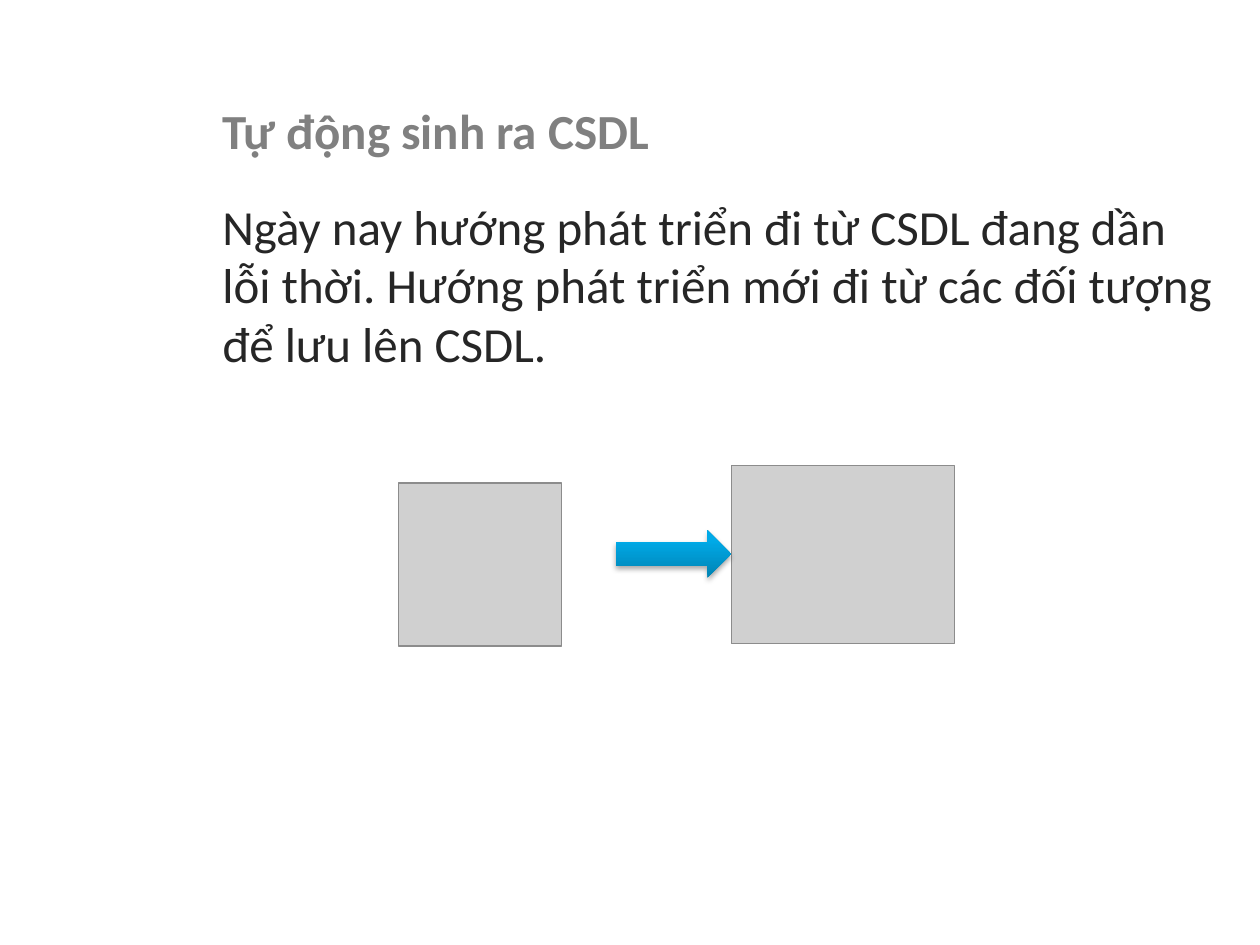
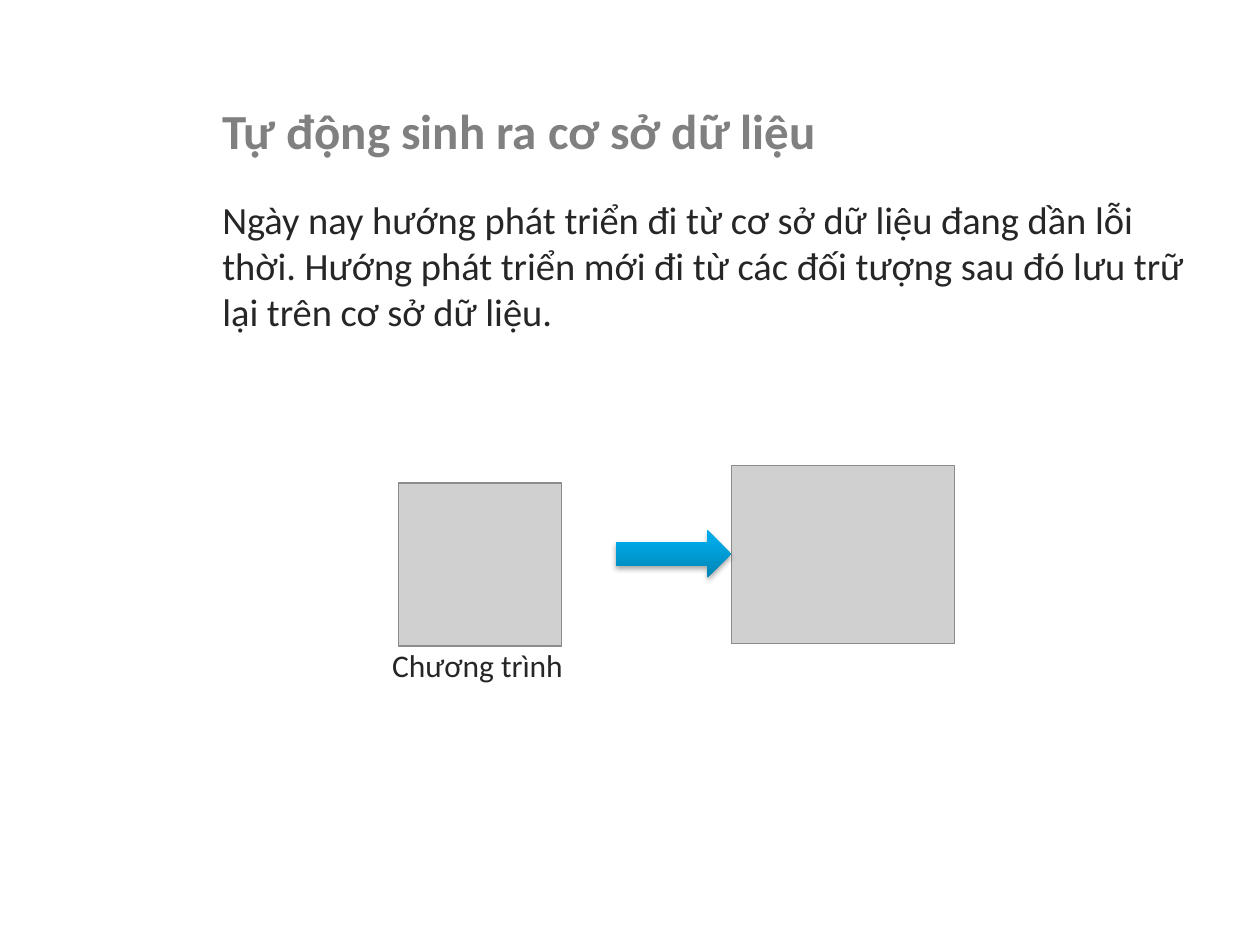
Before and after one commit to marcsommer/mvc-gen, a slide deck: slide 5 of Report/ThietKeMau.pptx. Drawn at 1260x945 pixels with LibreOffice and Linux fonts; fonts in the diff are those of the drawing; grey boxes stand for pictures; background and template pictures are left out. Boxes give left, top, right and bottom in pixels: in the first picture for what was removed or moved away, otherwise in the second. Text is boxed around its words. In the diff, an @@ line names an element or a change of style, - is before the commit and + after.

```diff
--- a/Report/ThietKeMau.pptx
+++ b/Report/ThietKeMau.pptx
@@ text at box(222, 114, 1183, 333): text changed; size 28 to 22 pt @@
-Tự động sinh ra CSDL
-Ngày nay hướng phát triển đi từ CSDL đang dần lỗi thời. Hướng phát triển mới đi từ các đối tượng để lưu lên CSDL.
+Tự động sinh ra cơ sở dữ liệu
+Ngày nay hướng phát triển đi từ cơ sở dữ liệu đang dần lỗi thời. Hướng phát triển mới đi từ các đối tượng sau đó lưu trữ lại trên cơ sở dữ liệu.
@@ text added at box(392, 655, 563, 683), 18 pt, text #262626 @@
+Chương trình
```
Also in this commit, not shown: 9 other slides changed.
